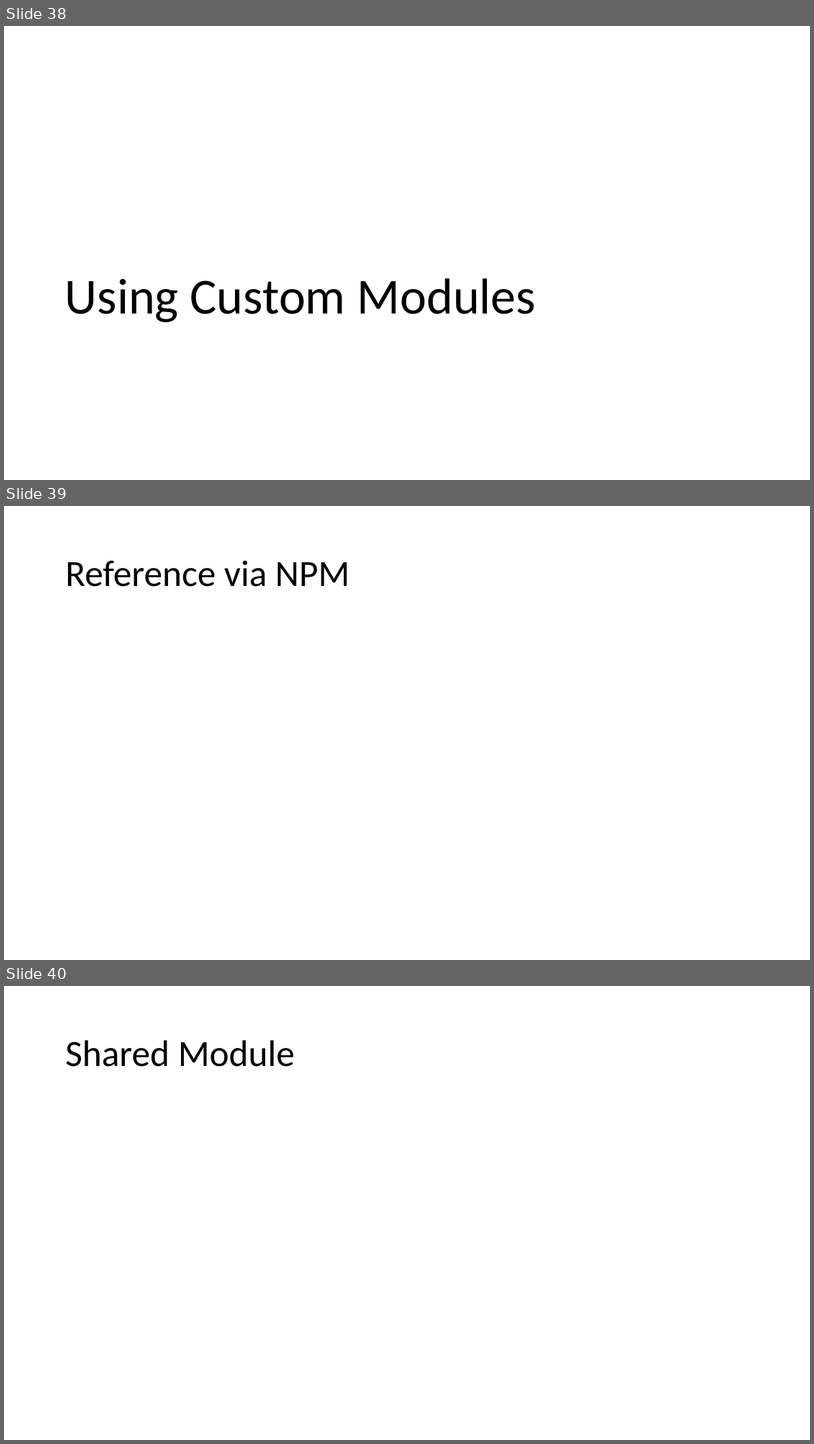
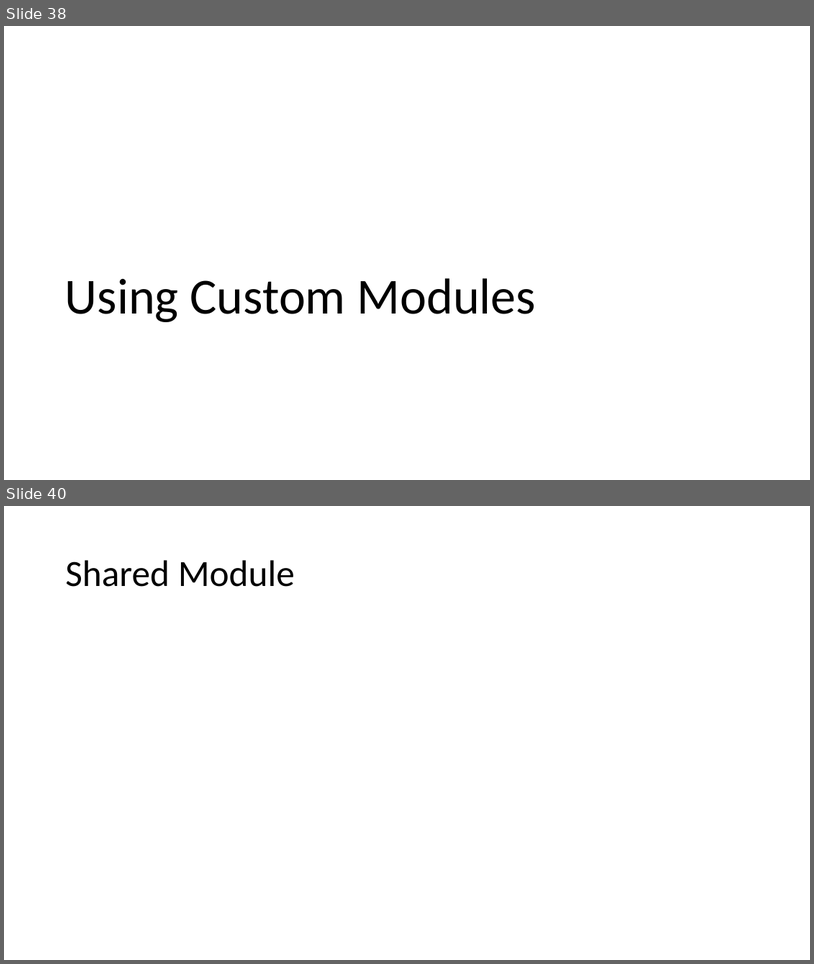
Before and after one commit to buildmotion/custom-angular-modules, a slide deck: presentation/custom-angular-modules.pptx. Shown one above the other, each under a label of ours: slides 38, 39 and 40 before the commit, slides 38 and 40 after it; the slides between them are not shown. The pictures are 814x1444 and 814x964 pixels, drawn with LibreOffice and Linux fonts; fonts in the diff are those of the drawing. Boxes give left, top, right and bottom in pixels: in the first picture for what was removed or moved away, otherwise in the second. Text is boxed around its words. In the diff, an @@ line names an element or a change of style, - is before the commit and + after.

```diff
--- a/presentation/custom-angular-modules.pptx
+++ b/presentation/custom-angular-modules.pptx
@@ slide 39 removed at [4,506,810,960], background #FFFFFF @@
@@ title removed at [65,560,350,587] @@
-Reference via NPM
```
Also in this commit, not shown: 1 slide added, 3 other files.
